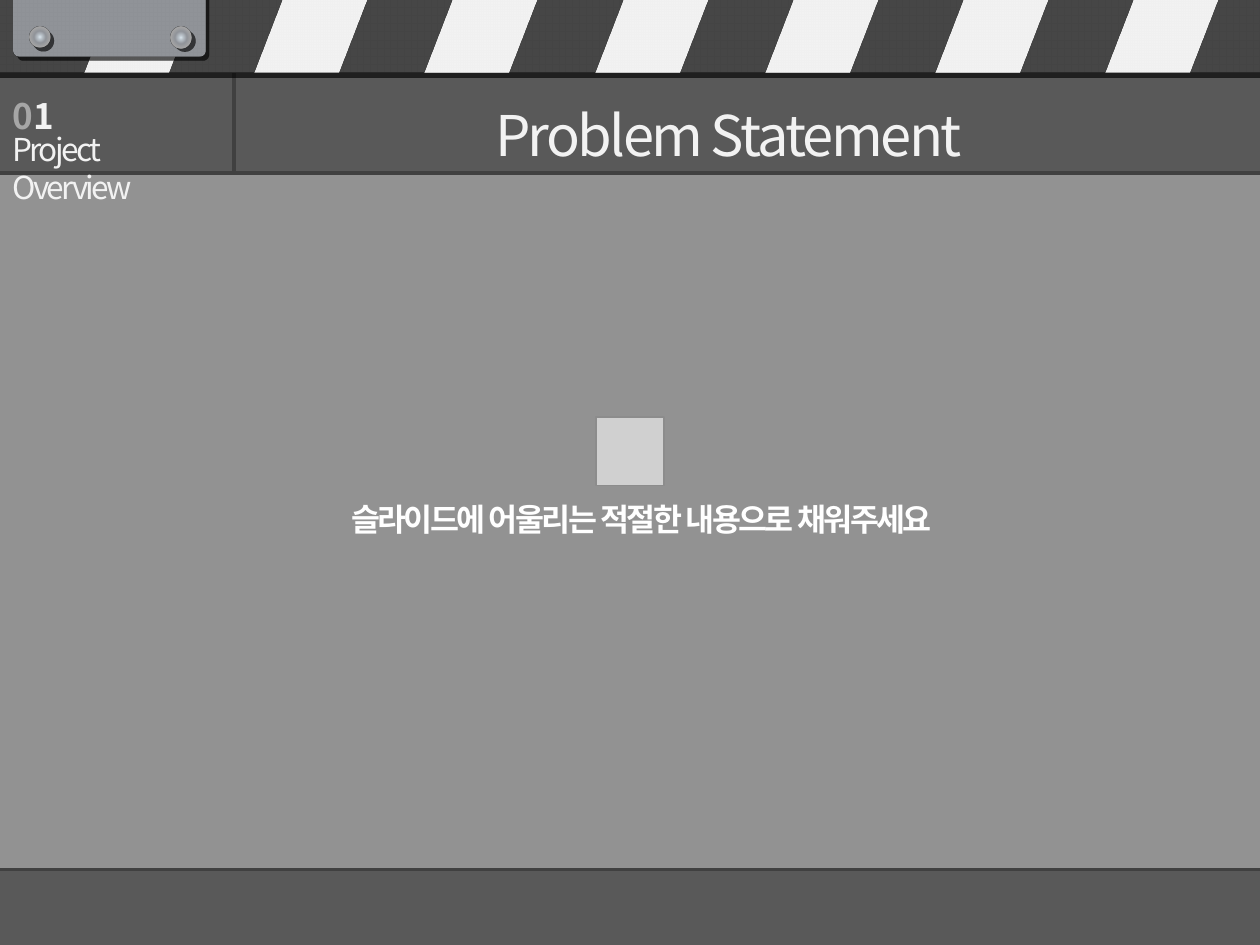
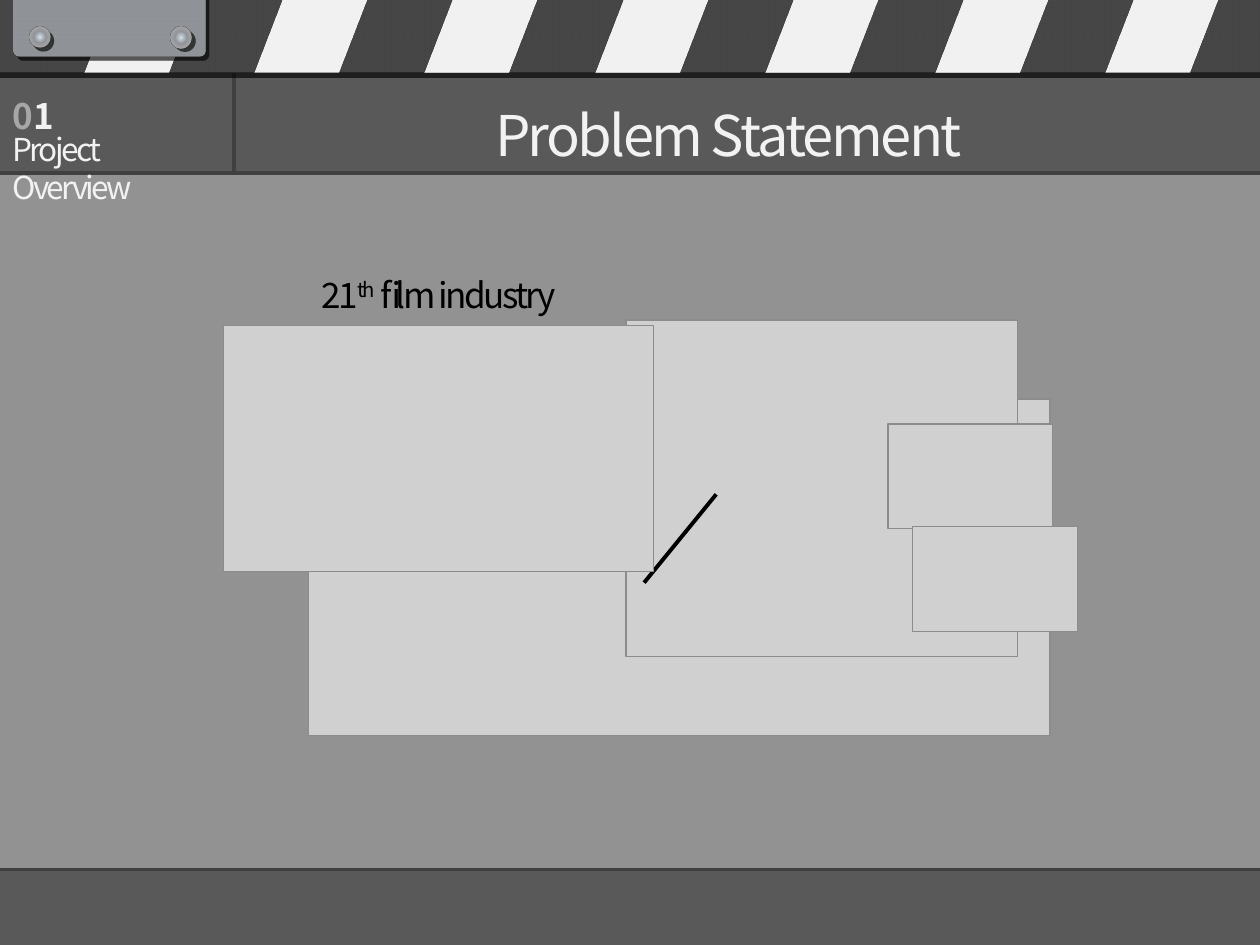
Before and after one commit to asmath472/21SRproject, a slide deck: slide 6 of R final presentation.pptx (slide 5 before the commit). Drawn at 1260x945 pixels with LibreOffice and Linux fonts; fonts in the diff are those of the drawing; grey boxes stand for pictures. Boxes give left, top, right and bottom in pixels: in the first picture for what was removed or moved away, otherwise in the second. Text is boxed around its words. In the diff, an @@ line names an element or a change of style, - is before the commit and + after.

```diff
--- a/R final presentation.pptx
+++ b/R final presentation.pptx
@@ text added at <box>380,279,555,316</box>, 20 pt, text #000000 @@
+21th film industry
@@ picture added at <box>223,325,653,571</box> @@
@@ picture removed at <box>596,417,664,485</box> @@
@@ text removed at <box>351,504,931,534</box> @@
-슬라이드에 어울리는 적절한 내용으로 채워주세요
@@ group added at <box>309,320,1077,736</box>: 4 pictures, 1 line @@
```
Also in this commit, not shown: 4 other slides changed, 8 slides added, 2 slides removed.
